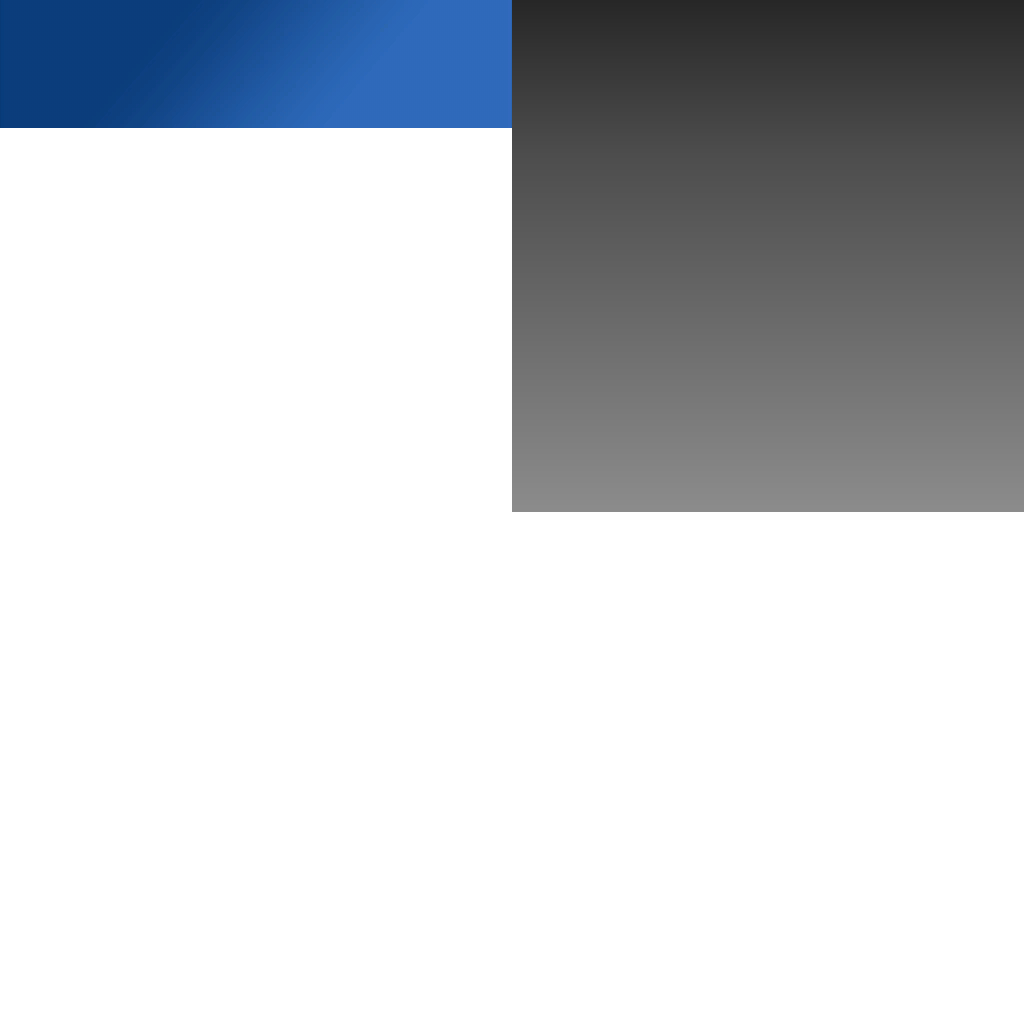
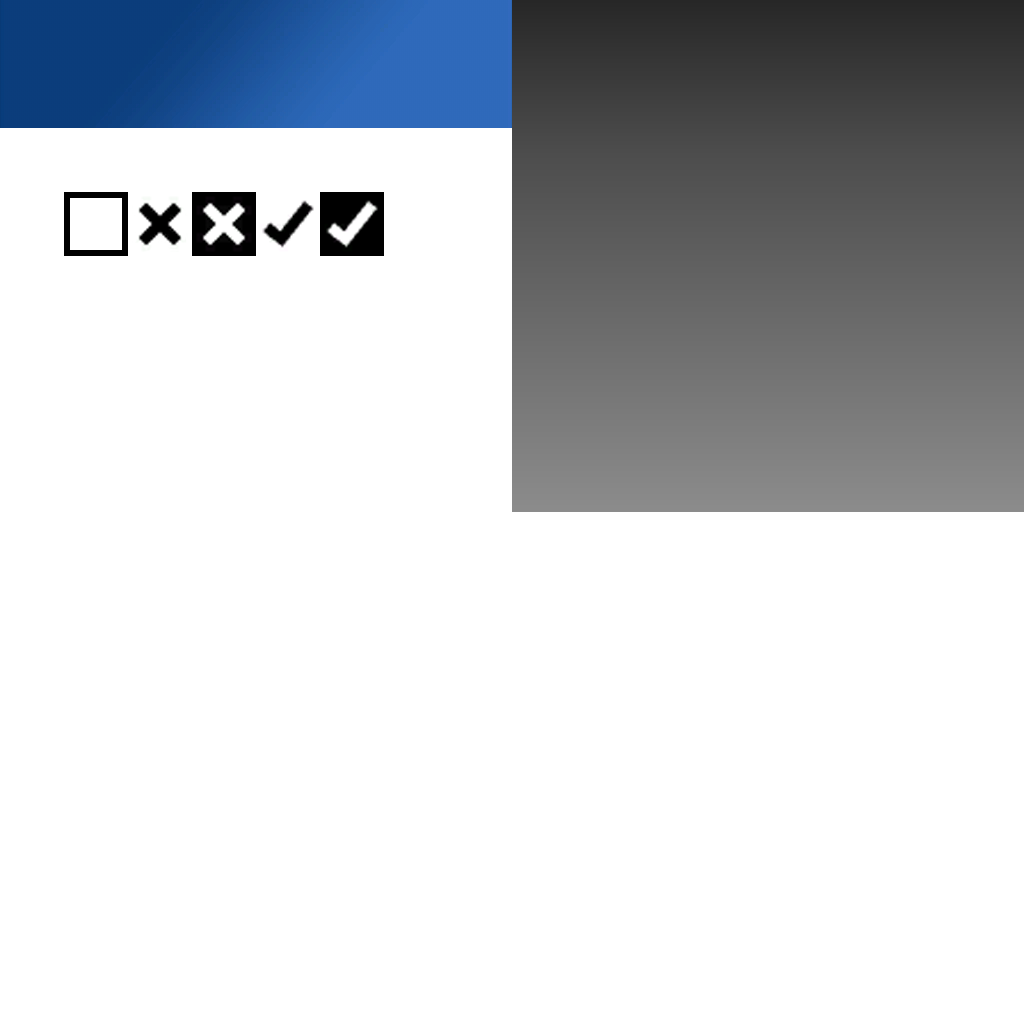
Layers edited between the first and the second 1024×1024 image:
added layer "CheckboxTickBlack" above "CheckboxTickWhite" over [320, 192, 384, 256]
added layer "CheckboxTickWhite" above "CheckboxCrossBlack" over [261, 200, 314, 251]
added layer "CheckboxCrossBlack" above "CheckboxCrossWhite" over [192, 192, 256, 256]
added layer "CheckboxCrossWhite" above "CheckboxEmptyBlack" over [135, 196, 186, 252]
added layer "CheckboxEmptyBlack" above "CheckboxEmptyWhite" over [64, 192, 128, 256]
